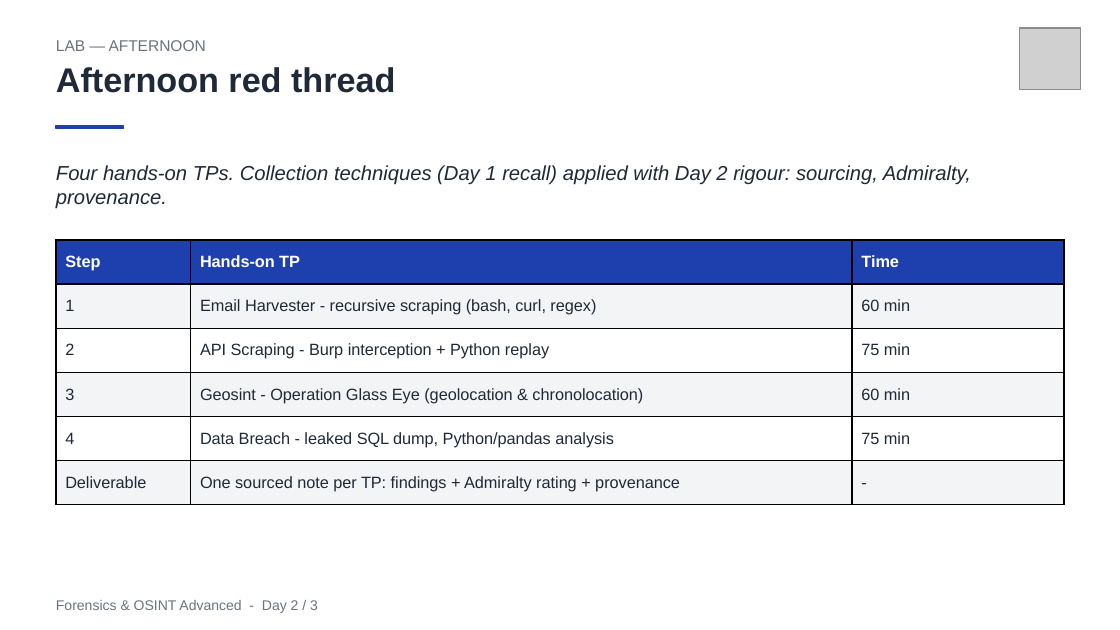
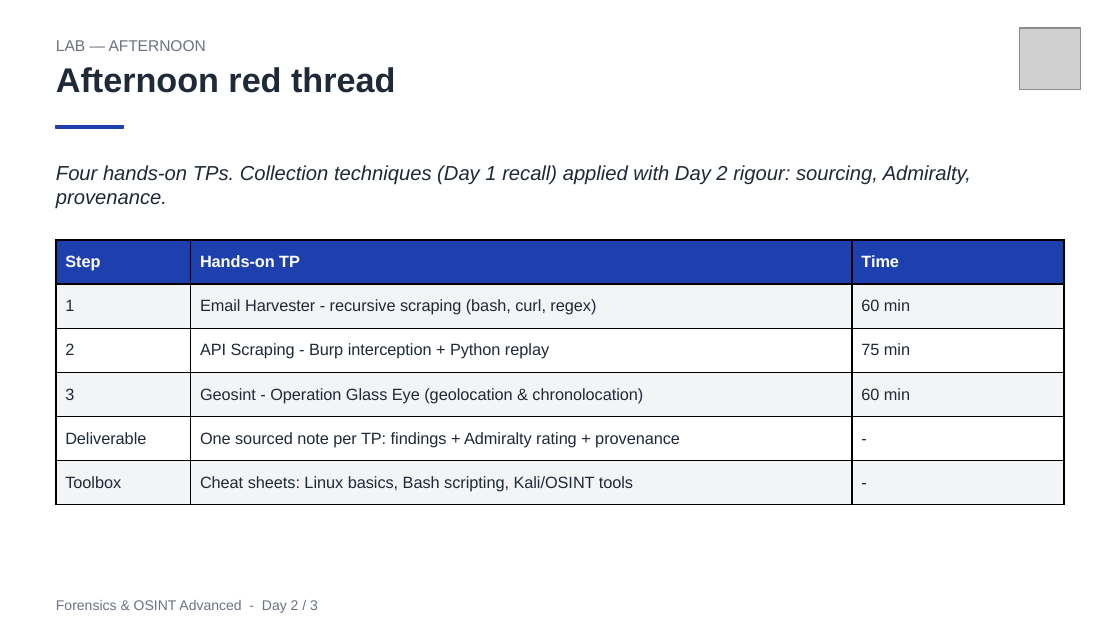
Before and after one commit to clemdepernet/osint-advanced-labs, a slide deck: slide 28 of Day_2/Day_2_Source_Reliability_And_Media_Forensics.pptx. Drawn at 1120x630 pixels with LibreOffice and Linux fonts; fonts in the diff are those of the drawing; grey boxes stand for pictures. Boxes give left, top, right and bottom in pixels: in the first picture for what was removed or moved away, otherwise in the second. Text is boxed around its words. In the diff, an @@ line names an element or a change of style, - is before the commit and + after.

Commit message:
Day 3 overhaul: STIX Lab (beginner->expert), deck rebuild, Data Breach -> Day 3
- Rebuild the Day 3 deck around blockchain fundamentals, crypto tracing, STIX & MITRE
  ATT&CK (~1/3 of the deck) and agentic automation; dark web reduced to 2 slides.
- Add Day_3/STIX Lab: build/validate a STIX 2.1 bundle, OSINT->STIX, parallel agents,
  team graph dashboard, n8n workflow, and advanced modules (validate, Admiralty<->STIX,
  diff-monitor, ATT&CK enrichment, OpenCTI/TAXII).
- Add Day_3/Corporate Watch Lab (aggregate CI monitor).
- Move Databreach.pdf from Day 2 to Day 3; drop the Data Breach TP from the Day 2 deck.
- Update the student handbook README and .gitignore.

```diff
--- a/Day_2/Day_2_Source_Reliability_And_Media_Forensics.pptx
+++ b/Day_2/Day_2_Source_Reliability_And_Media_Forensics.pptx
@@ table at <box>56,240,1064,504</box> @@
-row 5: 4 | Data Breach - leaked SQL dump, Python/pandas analysis | 75 min
+row 6: Toolbox | Cheat sheets: Linux basics, Bash scripting, Kali/OSINT tools | -
```
Also in this commit, not shown: 1 other slide changed, 1 slide removed, 36 other files.
